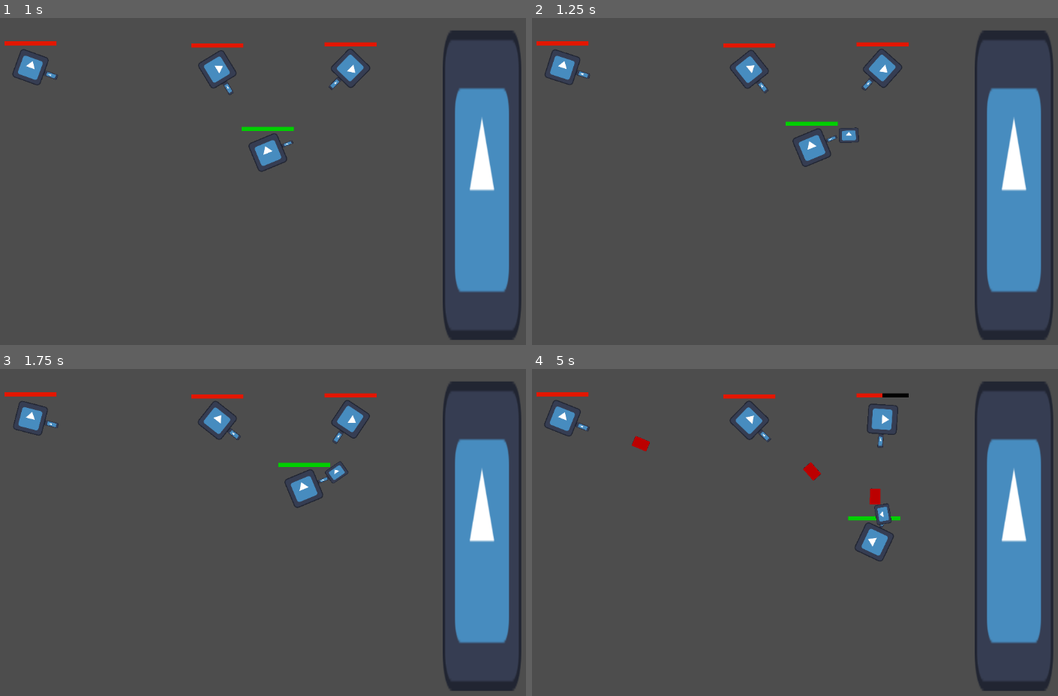
Above: before the commit, frames 1-4 (two rows, left to right).
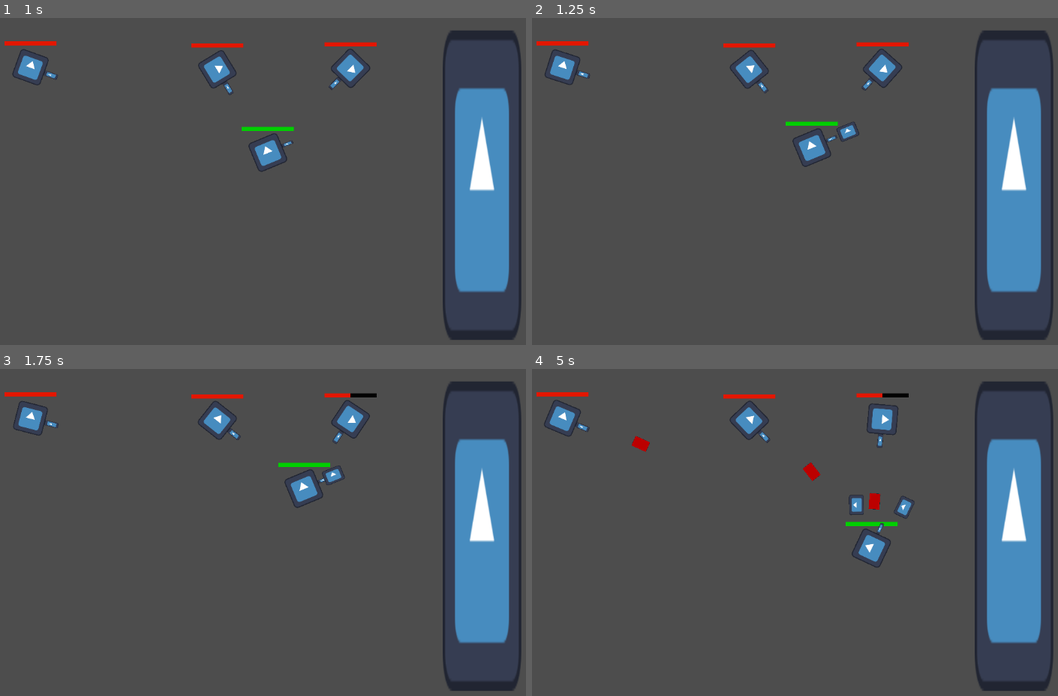
Above: after the commit, the same moments.

Repository: norrlandxyz/skott
Game: Godot game, scene res://bullet_test/bullet_test.tscn
Two runs of this game, one before a commit and one after it. Both use one fixed random seed, a clock stepped at 60 frames per second and the inputs below. The engine's default icon, where the game draws it, is replaced by a stand-in: a white triangle on a blue panel in a dark square.
Inputs:
- Up to frame 1 (1 s): hold Right (ui_right) from 0.53 s (still down); hold Space (self_destruct) from 0.53 s (still down); tap Tab (switch, bound only after the commit) at 0.8 s
- Up to frame 2 (1.25 s): keep holding Right (ui_right); keep holding Space (self_destruct)
- Up to frame 3 (1.75 s): release Right (ui_right) at 1.28 s; release Space (self_destruct) at 1.28 s; hold Left (ui_left) from 1.28 s (still down); tap Tab (switch, bound only after the commit) at 1.35 s; tap Space (self_destruct) at 1.55 s
- Up to frame 4 (5 s): release Left (ui_left) at 2.03 s; hold Space (self_destruct) 2.03-2.78 s; hold Right (ui_right) 2.03-3.53 s; tap Tab (switch, bound only after the commit) at 2.3, 2.85, 3.8, 4.35 s; tap Space (self_destruct) at 3.05, 4.55 s; hold Space (self_destruct) 3.53-4.28 s; hold Left (ui_left) from 3.53 s (still down)

Frame 1 is identical in both runs. In frame 2, 0.1% of the frame differs, in the area x 57-63%, y 31-39%; in frame 3, 0.2%; in frame 4, 1.0%, in the area x 2-73%, y 9-61%.

Commit message:
bullet controlling

Diff:
--- /dev/null
+++ b/bullet_test/BulletController.gd
@@ -0,0 +1,6 @@
+extends Node2D
+signal switch()
+
+func _input(event):
+	if event.is_action_pressed("switch"):
+		emit_signal("switch")
--- a/bullet_test/Joakim.gd
+++ b/bullet_test/Joakim.gd
@@ -28,7 +28,6 @@
 
 
 func _physics_process(delta):
-
 
 	#rotation
 	randomRotation(delta)
--- a/bullet_test/bullet.gd
+++ b/bullet_test/bullet.gd
@@ -8,6 +8,10 @@
 const speed_amplifier= 1.002
 
 var rotation_direction = 0
+
+var switch = 0
+var calledfunction = 0
+var first = 0
 
 @onready var timer = $Timer
 
@@ -21,7 +25,7 @@
 func _input(event):
 	#self_destruct is equal to space key
 	if event.is_action_pressed("self_destruct"):
-		self_destruct()
+		pass
 
 #destroys current bullet
 func self_destruct():
@@ -29,7 +33,17 @@
 
 #function process input
 func get_input():
-	rotation_direction = Input.get_axis("ui_left", "ui_right")
+	var control = get_tree().get_nodes_in_group("control")[0]
+	control.switch.connect(switchbullet)
+
+
+	if first == 1:
+		rotation_direction = Input.get_axis("ui_left", "ui_right")
+
+	if switch == 1:
+		rotation_direction = Input.get_axis("ui_left", "ui_right")
+	else:
+		pass
 
 func _physics_process(delta):
 	get_input()
@@ -39,6 +53,15 @@
 	rotation_speed = rotation_speed * rotation_speed_amplifier
 	move_and_slide()
 
+func firsttime():
+	first = 1
+
+func switchbullet():
+	if calledfunction == 0:
+		switch = 1
+		calledfunction = 1
+	else:
+		switch = 0
 
 func _on_timer_timeout():
 	self_destruct()
--- /dev/null
+++ b/bullet_test/bullet_controller.tscn
@@ -0,0 +1,6 @@
+[gd_scene load_steps=2 format=3 uid="uid://crx8mcjle3skh"]
+
+[ext_resource type="Script" path="res://bullet_test/BulletController.gd" id="1_m1c52"]
+
+[node name="BulletController" type="Node2D"]
+script = ExtResource("1_m1c52")
--- a/bullet_test/bullet_test.tscn
+++ b/bullet_test/bullet_test.tscn
@@ -1,6 +1,7 @@
-[gd_scene load_steps=9 format=3 uid="uid://cip4rr4nl8qc4"]
+[gd_scene load_steps=10 format=3 uid="uid://cip4rr4nl8qc4"]
 
 [ext_resource type="Texture2D" uid="uid://43tek07dr3l7" path="res://icon.svg" id="1_d1am6"]
+[ext_resource type="PackedScene" uid="uid://crx8mcjle3skh" path="res://bullet_test/bullet_controller.tscn" id="1_q6md1"]
 [ext_resource type="Script" path="res://bullet_test/Joakim.gd" id="2_apdg8"]
 [ext_resource type="Script" path="res://bullet_test/ReloadBar.gd" id="3_580jf"]
 [ext_resource type="PackedScene" uid="uid://dks63h70vllvc" path="res://bullet_test/enemy/enemy_node.tscn" id="4_1vd24"]
@@ -17,6 +18,8 @@
 radius = 14.6667
 
 [node name="bullet test" type="Node2D"]
+
+[node name="BulletController" parent="." groups=["control"] instance=ExtResource("1_q6md1")]
 
 [node name="world" type="Sprite2D" parent="."]
 position = Vector2(1051.5, 322.5)
--- a/project.godot
+++ b/project.godot
@@ -22,6 +22,11 @@
 "events": [Object(InputEventKey,"resource_local_to_scene":false,"resource_name":"","device":-1,"window_id":0,"alt_pressed":false,"shift_pressed":false,"ctrl_pressed":false,"meta_pressed":false,"pressed":false,"keycode":0,"physical_keycode":32,"key_label":0,"unicode":32,"echo":false,"script":null)
 ]
 }
+switch={
+"deadzone": 0.5,
+"events": [Object(InputEventKey,"resource_local_to_scene":false,"resource_name":"","device":-1,"window_id":0,"alt_pressed":false,"shift_pressed":false,"ctrl_pressed":false,"meta_pressed":false,"pressed":false,"keycode":0,"physical_keycode":4194306,"key_label":0,"unicode":0,"echo":false,"script":null)
+]
+}
 
 [rendering]
 
